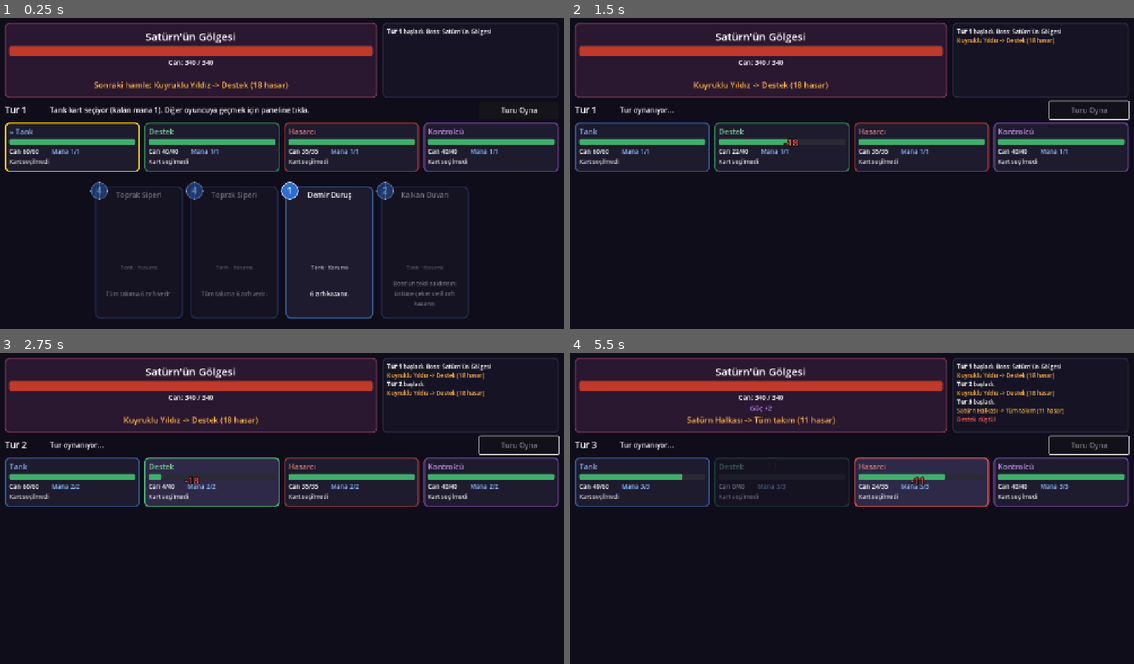
Above: before the commit, frames 1-4 (two rows, left to right).
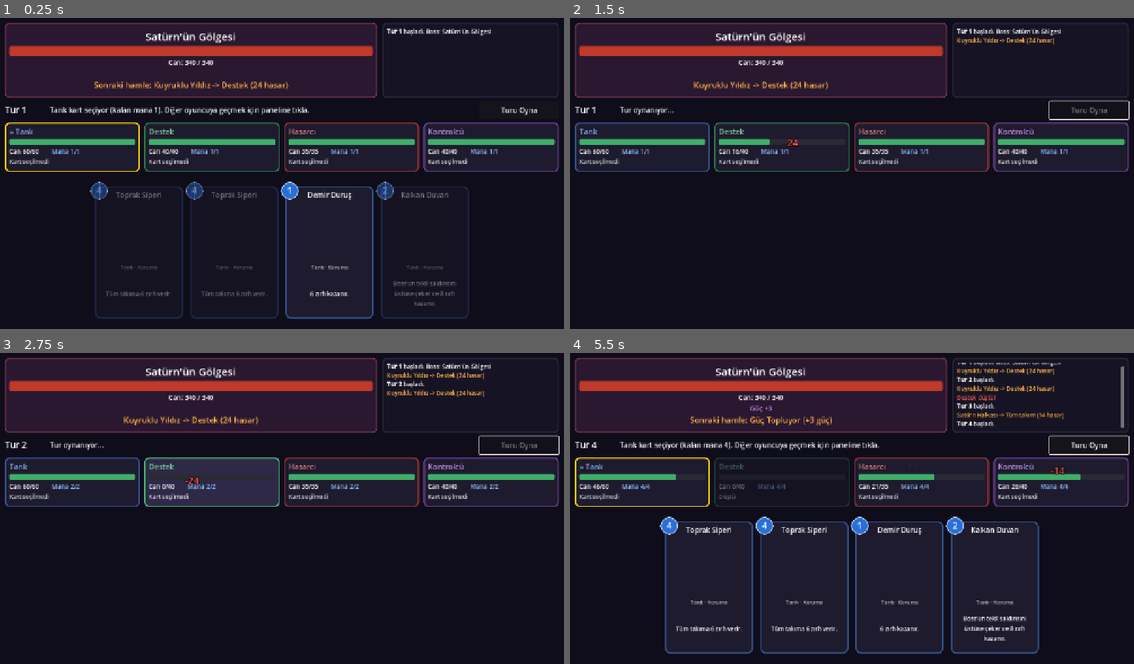
Above: after the commit, the same moments.

Repository: bogacavdar/coop-kart-oyunu
Game: Godot game, scene res://savas.tscn
Same seed, same stepped clock (60 frames per second), same inputs: the game is played once before the commit and once after it.
Inputs (mouse positions are in pixels of both pictures, inside the frame that each line leads up to):
- Up to frame 1 (0.25 s): no input
- Up to frame 2 (1.5 s): click "Turu Oyna" at 0.5 s; move the mouse to (643, 145) at 1.27 s; click (643, 145) at 1.42 s
- Up to frame 3 (2.75 s): click "Turu Oyna" at 2 s
- Up to frame 4 (5.5 s): move the mouse to (784, 480) at 2.77 s; click (784, 480) at 2.92 s; click "Turu Oyna" at 3.5 s; move the mouse to (919, 480) at 4.27 s; click (919, 480) at 4.42 s; move the mouse to (1060, 480) at 5.02 s; click (1060, 480) at 5.17 s

The runs differ from the first frame. In frame 1, less than 0.1% of the frame differs, in the area x 44-47%, y 20-23%; in frame 2, 0.1%; in frame 3, 0.1%; in frame 4, 10%, in the area x 0-99%, y 3-97%.

Commit message:
Denge: boss hasarı artırıldı
Co-Authored-By: Claude Opus 5.5 <noreply@anthropic.com>
Claude-Session: https://claude.ai/code/session_01BTyhiEWYueC4ryox9s8zfK

Diff:
--- a/savas/savas_motoru.gd
+++ b/savas/savas_motoru.gd
@@ -239,7 +239,7 @@
 	aggro = -1
 	# Savaş uzadıkça boss sertleşir
 	if tur > 1 and tur % 2 == 1:
-		boss.guc += 2
+		boss.guc += 3
 	for o in oyuncular:
 		o.zirh = 0
 		o.mana = mini(tur, MAKS_MANA)
@@ -256,15 +256,15 @@
 	var zar := rng.randi_range(1, 100)
 	var h := 0
 	if zar <= 45 or tur == 1:
-		h = 18 + boss.guc
+		h = 24 + boss.guc
 		boss.niyet = {"tur": "tekil", "hedef": hedef.no, "hasar": h,
 			"metin": "Kuyruklu Yıldız -> %s (%d hasar)" % [hedef.ad, h]}
 	elif zar <= 65:
-		h = 28 + boss.guc
+		h = 36 + boss.guc
 		boss.niyet = {"tur": "tekil", "hedef": hedef.no, "hasar": h,
 			"metin": "Kara Delik -> %s (%d hasar)" % [hedef.ad, h]}
 	elif zar <= 90:
-		h = 10 + int(boss.guc / 2.0)
+		h = 13 + int(boss.guc / 2.0)
 		boss.niyet = {"tur": "alan", "hasar": h,
 			"metin": "Satürn Halkası -> Tüm takım (%d hasar)" % h}
 	else:
